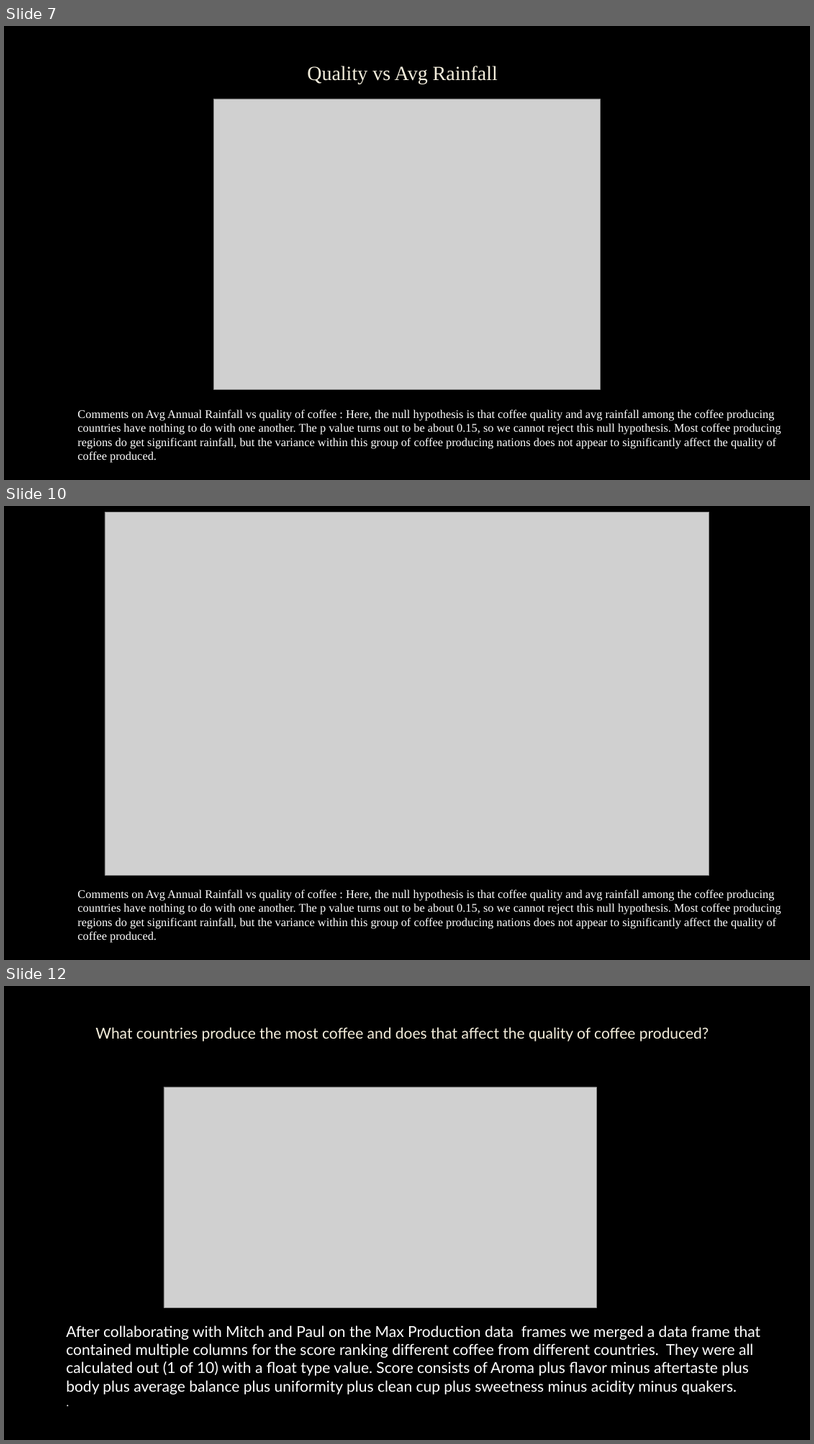
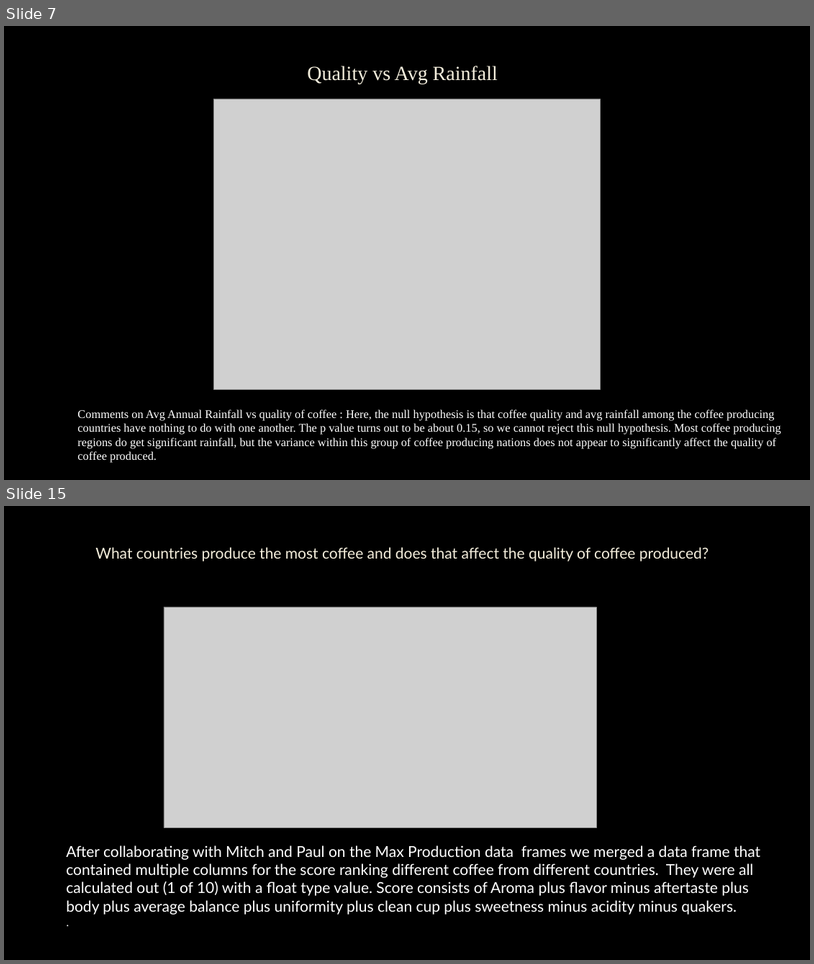
Before and after one commit to colinroberts-data-analytics-portfolio/project1, a slide deck: A Study of Coffee Production.pptx. Shown one above the other, each under a label of ours: slides 7, 10 and 12 before the commit, slides 7 and 15 after it; the slides between them are not shown. The pictures are 814x1444 and 814x964 pixels, drawn with LibreOffice and Linux fonts; fonts in the diff are those of the drawing; grey boxes stand for pictures; background and template pictures are left out. Boxes give left, top, right and bottom in pixels: in the first picture for what was removed or moved away, otherwise in the second. Text is boxed around its words. In the diff, an @@ line names an element or a change of style, - is before the commit and + after.

Commit message:
Updated Coffee Production Graphs

```diff
--- a/A Study of Coffee Production.pptx
+++ b/A Study of Coffee Production.pptx
@@ slide 10 removed at (x1=4, y1=506, x2=810, y2=960), background picture (left out) @@
@@ title removed at (x1=60, y1=512, x2=745, y2=595) @@
-Mitch section space holder
@@ picture removed at (x1=105, y1=512, x2=710, y2=875) @@
@@ text removed at (x1=77, y1=889, x2=781, y2=942) @@
-Comments on Avg Annual Rainfall vs quality of coffee : Here, the null hypothesis is that coffee quality and avg rainfall among the coffee producing countries have nothing to do with one another. The p value turns out to be about 0.15, so we cannot reject this null hypothesis. Most coffee producing regions do get significant rainfall, but the variance within this group of coffee producing nations does not appear to significantly affect the quality of coffee produced.
@@ what was slide 12 is now slide 15 @@
```
Also in this commit, not shown: 7 slides added, 3 other slides removed.
